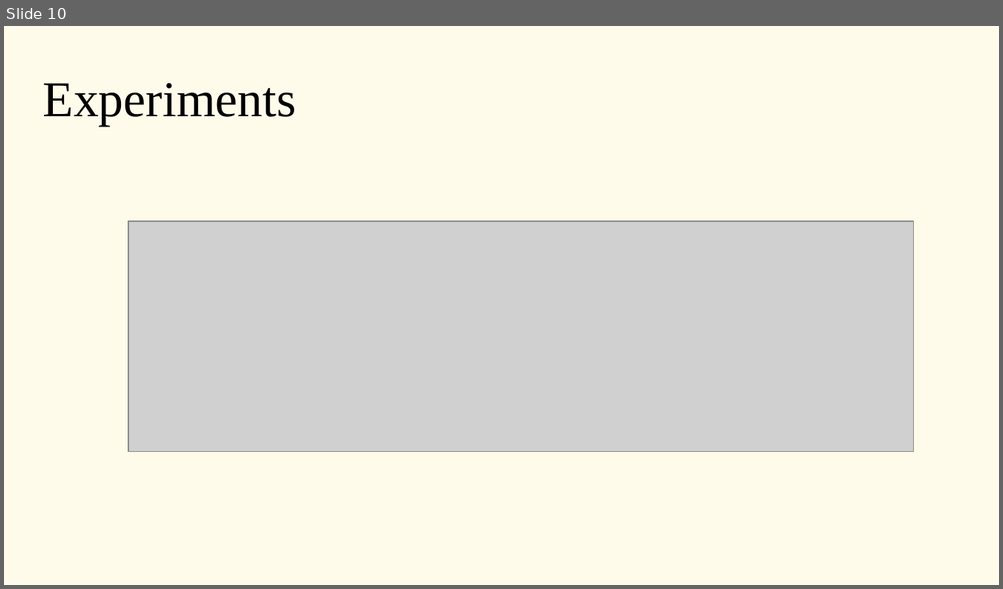
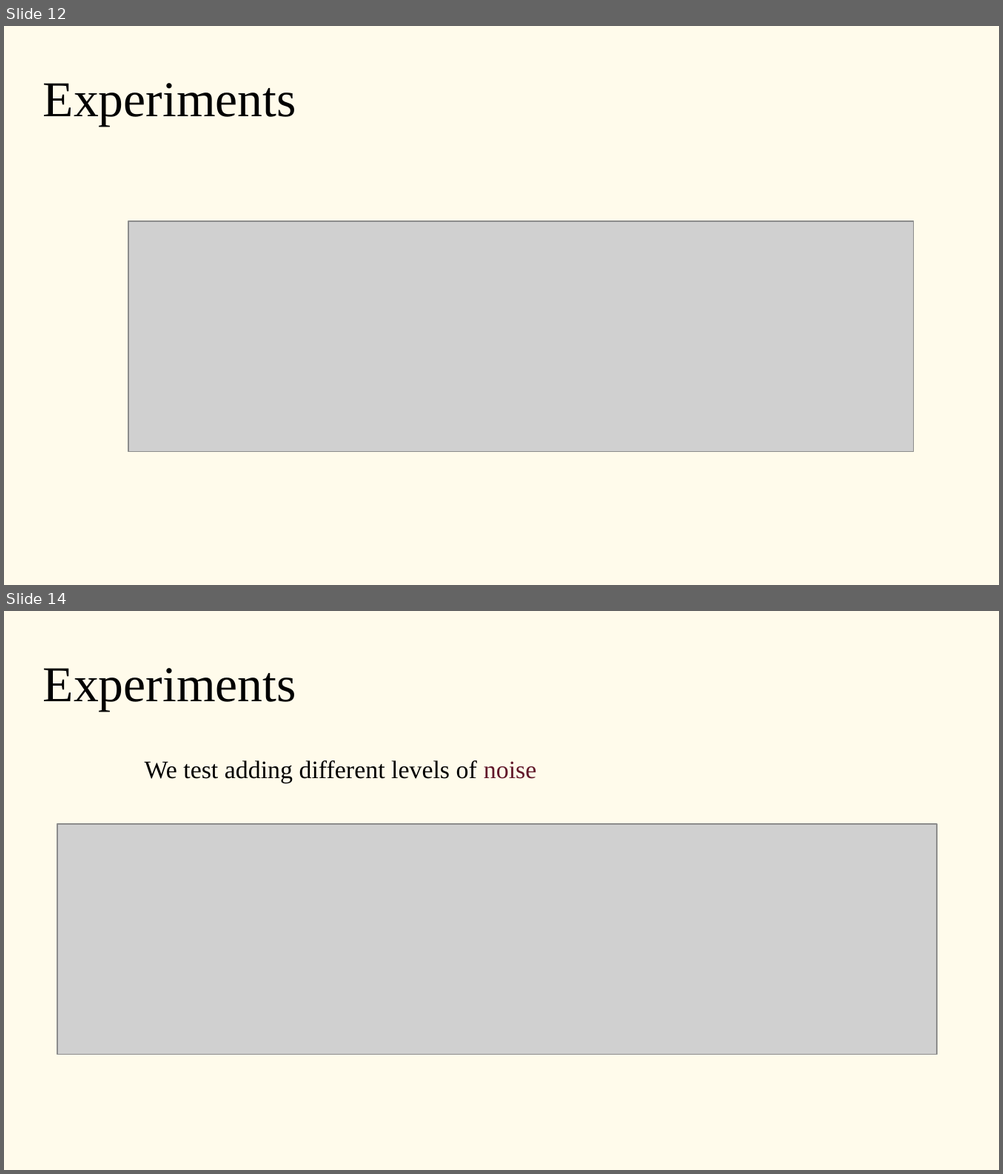
Before and after one commit to inkeaton/SPRL, a slide deck: SPRL.odp. Shown one above the other, each under a label of ours: slide 10 before the commit, slides 12 and 14 after it; the slides between them are not shown. The pictures are 1003x589 and 1003x1174 pixels, drawn with LibreOffice and Linux fonts; fonts in the diff are those of the drawing; grey boxes stand for pictures. Boxes give left, top, right and bottom in pixels: in the first picture for what was removed or moved away, otherwise in the second. Text is boxed around its words. In the diff, an @@ line names an element or a change of style, - is before the commit and + after.

```diff
--- a/SPRL.odp
+++ b/SPRL.odp
@@ slide 14 added at box(4, 611, 999, 1170), background #FFFBEB @@
@@ subtitle added at box(43, 668, 296, 711), 40 pt, text #000000 @@
+Experiments
@@ text added at box(145, 760, 537, 783), 20 pt, text #000000 @@
+We test adding different levels of noise
@@ picture added at box(57, 824, 937, 1055) @@
@@ what was slide 10 is now slide 12 @@
```
Also in this commit, not shown: 1 slide changed, 6 other slides added, 1 slide removed, 1 other file.
